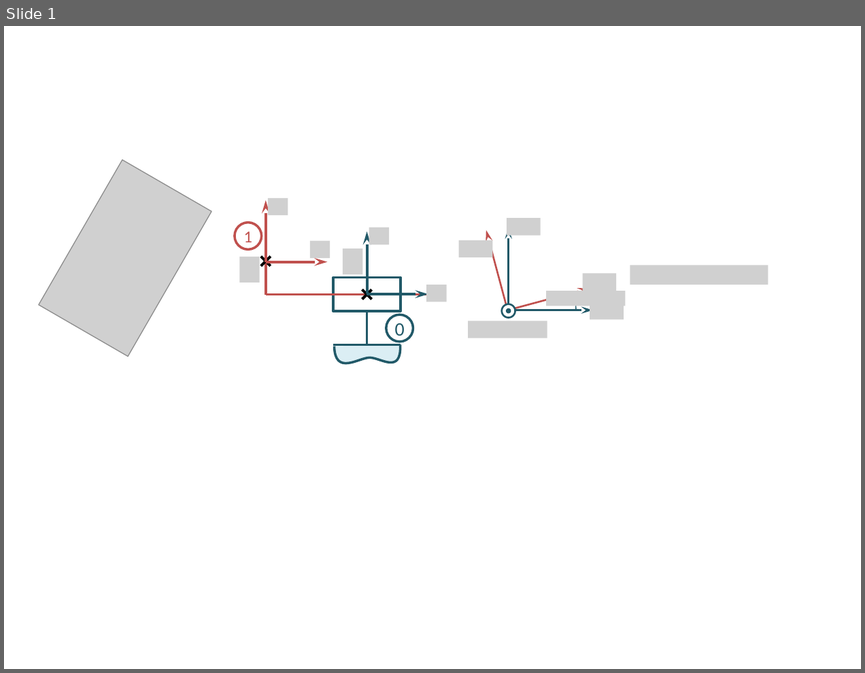
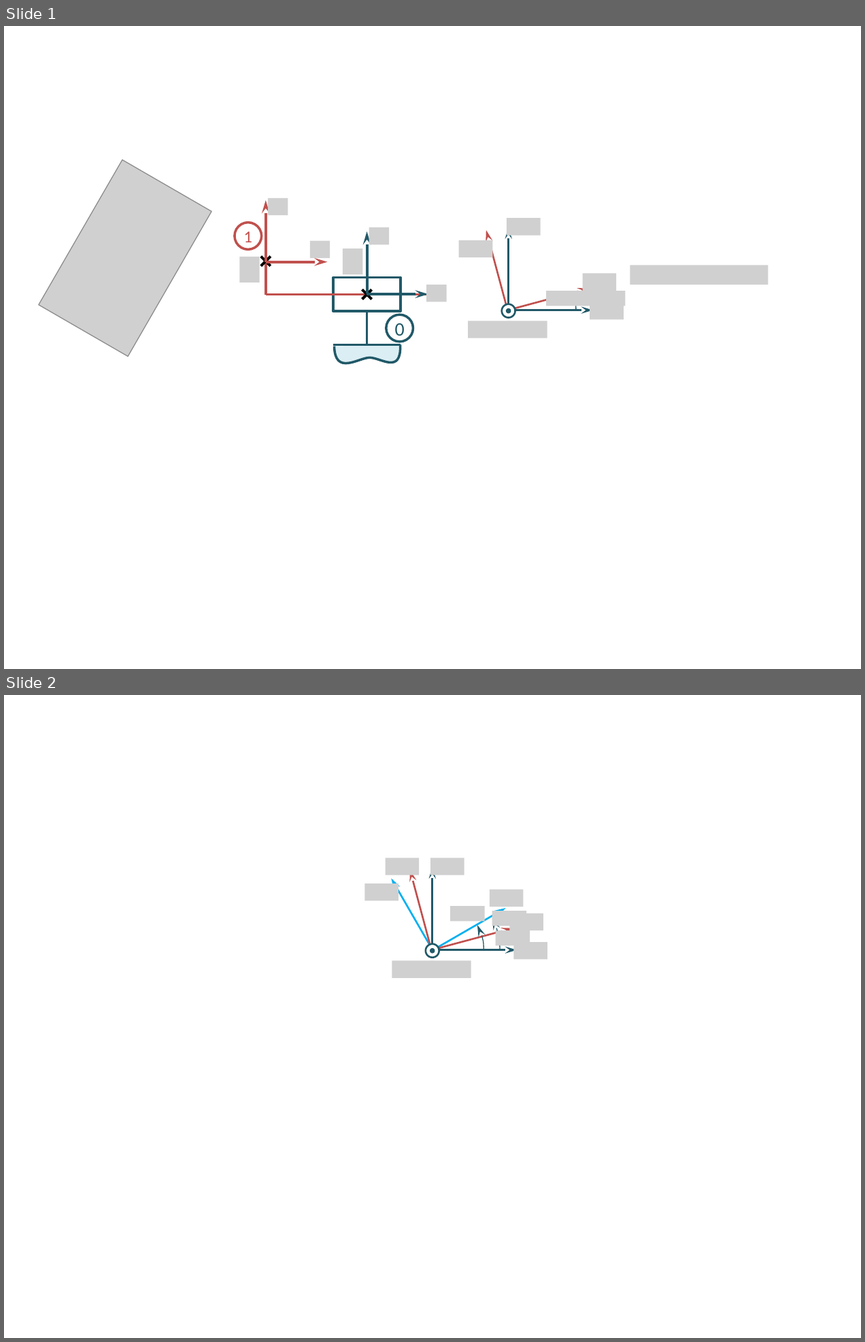
Before and after one commit to xpessoles/Cy_01_PSI_ModelisationLinNonLin, a slide deck: Revisions/06_Modelisation_LoisES_Fiche/images/6_Modelisation_LoisES_Fiche_Figures.pptx. Shown one above the other, each under a label of ours: slide 1 before the commit, slides 1 and 2 after it. The pictures are 865x673 and 865x1342 pixels, drawn with LibreOffice and Linux fonts; fonts in the diff are those of the drawing; grey boxes stand for pictures. Boxes give left, top, right and bottom in pixels: in the first picture for what was removed or moved away, otherwise in the second. Text is boxed around its words. In the diff, an @@ line names an element or a change of style, - is before the commit and + after.

```diff
--- a/Revisions/06_Modelisation_LoisES_Fiche/images/6_Modelisation_LoisES_Fiche_Figures.pptx
+++ b/Revisions/06_Modelisation_LoisES_Fiche/images/6_Modelisation_LoisES_Fiche_Figures.pptx
@@ slide 2 added at bbox=[4, 695, 861, 1338], background #FFFFFF @@
@@ picture added at bbox=[385, 858, 419, 875] @@
@@ picture added at bbox=[430, 858, 464, 875] @@
@@ arrow added from (432, 951) to (410, 870), #C0504D 1.5 pt @@
@@ arrow added from (432, 951) to (432, 867), #215968 1.5 pt @@
@@ picture added at bbox=[364, 883, 398, 900] @@
@@ arc (boxed as its full ellipse) added at bbox=[366, 883, 499, 1016], outline #215968 0.75 pt @@
@@ arc (boxed as its full ellipse) added at bbox=[366, 883, 499, 1015], outline #215968 0.75 pt @@
@@ arrow added from (433, 951) to (392, 879), #00B0F0 1.5 pt @@
@@ picture added at bbox=[490, 889, 524, 906] @@
@@ arc (boxed as its full ellipse) added at bbox=[383, 899, 483, 999], outline #215968 0.75 pt @@
@@ arrow added from (432, 950) to (505, 907), #00B0F0 1.5 pt @@
@@ picture added at bbox=[450, 906, 485, 921] @@
@@ picture added at bbox=[492, 911, 527, 926] @@
@@ picture added at bbox=[509, 913, 543, 930] @@
@@ arrow added from (432, 949) to (513, 928), #C0504D 1.5 pt @@
@@ picture added at bbox=[496, 930, 530, 946] @@
@@ ellipse added at bbox=[426, 943, 439, 957], fill #FFFFFF, outline #215968 1.5 pt @@
@@ ellipse added at bbox=[430, 949, 434, 952], fill #215968, outline #215968 1.5 pt @@
@@ arrow added from (432, 949) to (516, 949), #215968 1.5 pt @@
@@ picture added at bbox=[514, 942, 547, 959] @@
@@ picture added at bbox=[392, 961, 471, 978] @@
```
Also in this commit, not shown: 4 other files.
